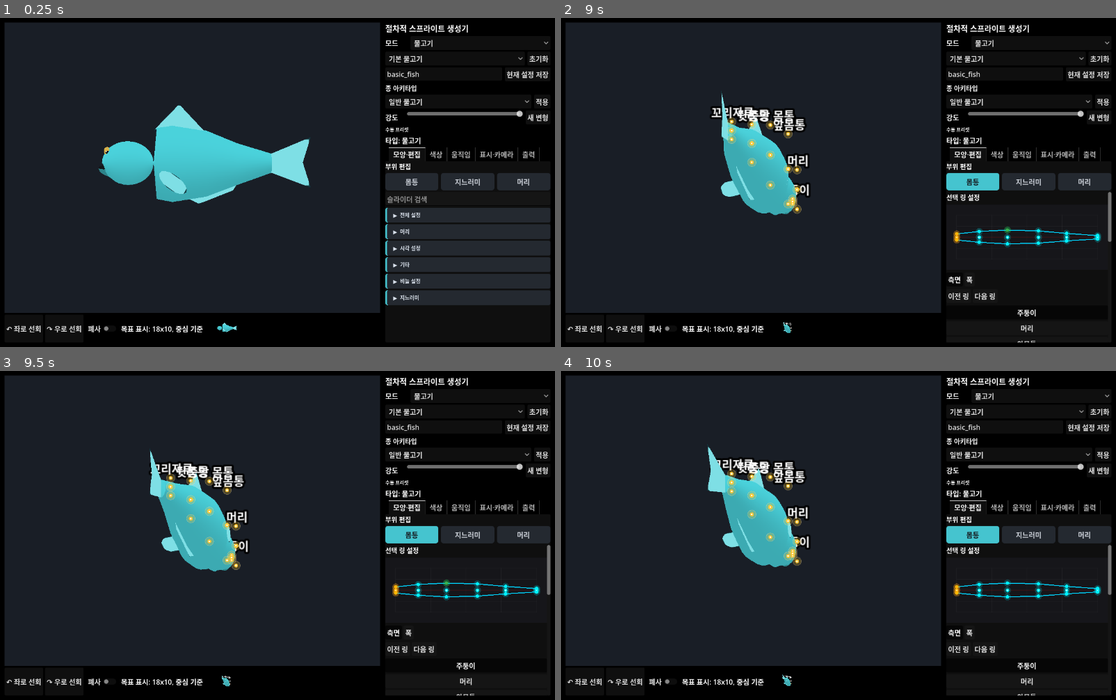
Above: before the commit, frames 1-4 (two rows, left to right).
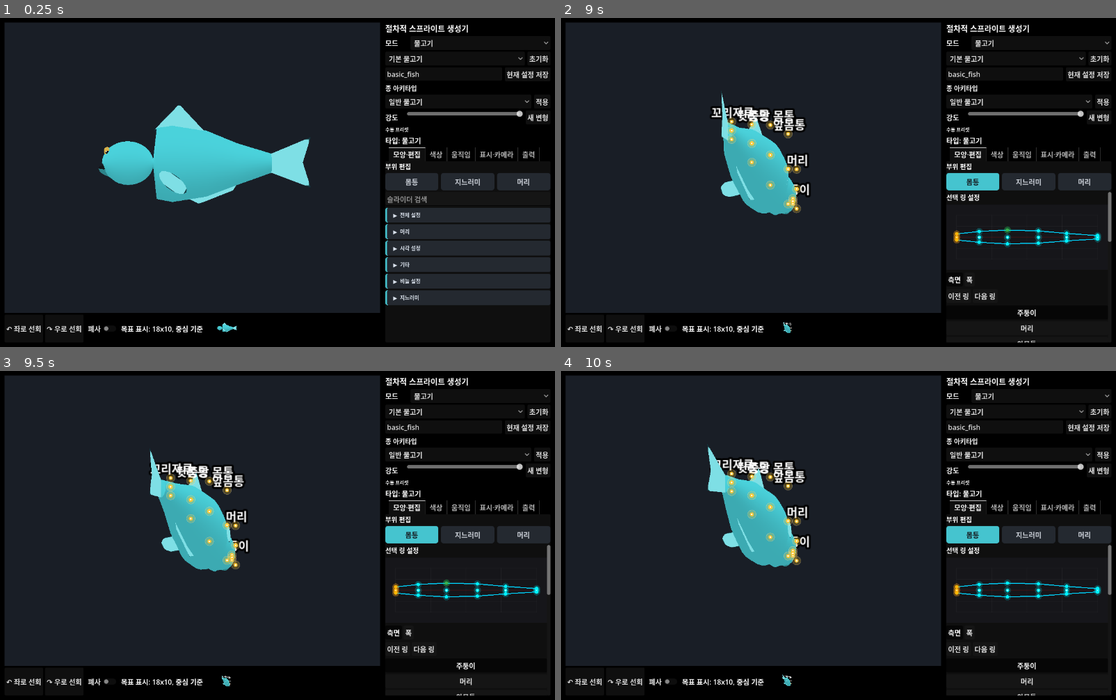
Above: after the commit, the same moments.

Repository: currywhaleshark/aquarium_sprite_mock-up_generator
Game: Godot game, scene res://scenes/Main.tscn
Two runs of this game, one before a commit and one after it. Both use one fixed random seed, a clock stepped at 60 frames per second and the inputs below.
Inputs (mouse positions are in pixels of both pictures, inside the frame that each line leads up to):
- Up to frame 1 (0.25 s): no input
- Up to frame 2 (9 s): click (1027, 198) at 0.52 s; type "12" at 0.6 s; tap Enter at 1.25 s; move the mouse to (960, 166) at 1.27 s; hold D 1.28-2 s; tap R at 1.35 s; click (960, 166) at 1.42 s; tap Space at 1.52, 1.82 s; drag from (727, 198) to (810, 248) at 2.02 s; click "↶ 좌로 선회" at 2.75 s; click "↷ 우로 선회" at 3.5 s; click "폐사" at 4.25 s; click "물고기" at 5 s; click "기본 물고기" at 5.75 s; click "초기화" at 6.5 s; move the mouse to (894, 110) at 7.27 s; hold D 7.28-8 s; tap 3 at 7.35 s; drag from (810, 248) to (672, 133) at 8.02 s; move the mouse to (1005, 231) at 8.77 s; tap 1 at 8.85 s
- Up to frame 3 (9.5 s): tap Space at 9.02, 9.32 s
- Up to frame 4 (10 s): drag from (1027, 591) to (755, 453) at 9.52 s

The runs differ from the first frame. In frame 1, less than 0.1% of the frame differs, in the area x 27-41%, y 34-95%; in frame 2, 0.2%; in frame 3, 0.2%, in the area x 40-45%, y 42-96%; in frame 4, 0.2%.

Commit message:
Fix unified fish head weld sampling

Diff:
--- a/scripts/creature/FishRig.gd
+++ b/scripts/creature/FishRig.gd
@@ -33,7 +33,6 @@
 const OPERCULUM_POSITION_Y_LIMIT := 0.35
 const DEFAULT_HEAD_SIZE := 0.44
 const HEAD_SHELL_ATTACH_EPSILON := 0.003
-const UNIFIED_HEAD_HANDLE_RING_COUNT := 18
 const UNIFIED_HEAD_HANDLE_IDS := ["snout", "head"]
 
 var body_pivot: Node3D
@@ -526,8 +525,11 @@
 	var grid := []
 	for local_ring in local_grid:
 		var world_ring := _head_local_ring_to_body_space(local_ring)
-		if _ring_average_x(world_ring) < boundary_x - 0.0005:
-			grid.append(world_ring)
+		if _ring_average_x(world_ring) >= boundary_x - 0.0005:
+			continue
+		if _is_unified_rear_head_cap_ring(world_ring):
+			continue
+		grid.append(world_ring)
 	grid.append(_unified_body_boundary_ring(boundary_index))
 	return grid
 
@@ -559,6 +561,29 @@
 	for point in ring:
 		total += point.x
 	return total / float(ring.size())
+
+func _is_unified_rear_head_cap_ring(ring: PackedVector3Array) -> bool:
+	if head_node == null or ring.is_empty():
+		return false
+	return _ring_average_x(ring) > head_node.position.x and _ring_yz_radius(ring) <= 0.001
+
+func _ring_yz_radius(ring: PackedVector3Array) -> float:
+	if ring.is_empty():
+		return 0.0
+	var center_y := 0.0
+	var center_z := 0.0
+	for point in ring:
+		center_y += point.y
+		center_z += point.z
+	center_y /= float(ring.size())
+	center_z /= float(ring.size())
+	var radius := 0.0
+	for point in ring:
+		var dy := point.y - center_y
+		var dz := point.z - center_z
+		radius = maxf(radius, sqrt(dy * dy + dz * dz))
+	return radius
+
 func _build_shell_profile_from_rings(rings: Array, body_length: float, body_height: float, body_width: float, body_z_scale: float, head_offset: float, head_size: float, head_length: float, tail_length: float, shell_expand: float) -> void:
 	shell_profile = []
 	shell_center_y_offsets = []
@@ -1003,18 +1028,14 @@
 	var sample_t := _unified_head_ring_sample_t(ring_id)
 	if sample_t < 0.0:
 		return {}
-	var local_grid := PF.deformed_head_grid(
+	var local_ring := PF.deformed_head_ring(
 		String(parameters.get("head_shape", "rounded")),
 		param_float("snout_length", 0.0),
 		param_float("forehead_slope", 0.35),
-		UNIFIED_HEAD_HANDLE_RING_COUNT,
+		sample_t,
 		shell_segments,
 		_head_sculpt_params()
 	)
-	if local_grid.is_empty():
-		return {}
-	var index := clampi(int(round(sample_t * float(local_grid.size() - 1))), 0, local_grid.size() - 1)
-	var local_ring: PackedVector3Array = local_grid[index]
 	return _ring_handle_positions_from_points(_head_local_ring_to_body_space(local_ring))
 
 func _unified_head_ring_sample_t(ring_id: String) -> float:
--- a/scripts/creature/PrimitiveFactory.gd
+++ b/scripts/creature/PrimitiveFactory.gd
@@ -327,13 +327,23 @@
 	var grid := []
 	for i in range(rings + 1):
 		var phi := PI * float(i) / float(rings)
-		var ring := PackedVector3Array()
-		for j in range(segments + 1):
-			var theta := TAU * float(j) / float(segments)
-			var sample := _head_final_point(shape, phi, theta, snout_length, forehead_slope, sculpt, precomputed)
-			ring.append(sample["point"] as Vector3)
+		var ring := _deformed_head_ring_for_phi(shape, phi, snout_length, forehead_slope, segments, sculpt, precomputed)
 		grid.append(ring)
 	return grid
+
+static func deformed_head_ring(shape: String, snout_length: float, forehead_slope: float, ring_t: float, segments: int = 24, sculpt: Dictionary = {}) -> PackedVector3Array:
+	var precomputed := _head_mesh_precompute(shape, snout_length, forehead_slope, sculpt)
+	var phi := PI * clampf(ring_t, 0.0, 1.0)
+	return _deformed_head_ring_for_phi(shape, phi, snout_length, forehead_slope, segments, sculpt, precomputed)
+
+static func _deformed_head_ring_for_phi(shape: String, phi: float, snout_length: float, forehead_slope: float, segments: int, sculpt: Dictionary, precomputed: Dictionary) -> PackedVector3Array:
+	var ring := PackedVector3Array()
+	for j in range(segments + 1):
+		var theta := TAU * float(j) / float(segments)
+		var sample := _head_final_point(shape, phi, theta, snout_length, forehead_slope, sculpt, precomputed)
+		ring.append(sample["point"] as Vector3)
+	return ring
+
 static func deformed_head_mesh(shape: String, snout_length: float, forehead_slope: float, rings: int = 18, segments: in …(209 unchanged characters)…
 	var st := SurfaceTool.new()
 	st.begin(Mesh.PRIMITIVE_TRIANGLES)
--- a/scripts/tools/UnifiedFishRigSurfaceTest.gd
+++ b/scripts/tools/UnifiedFishRigSurfaceTest.gd
@@ -10,6 +10,9 @@
 	if _failed:
 		return
 	await _test_unified_surface_reframes_head_ring_handles()
+	if _failed:
+		return
+	await _test_unified_surface_omits_closed_head_rear_cap_from_weld()
 	if _failed:
 		return
 	await _test_unified_surface_replaces_visible_head_mesh_with_outer_shell_geometry()
@@ -79,6 +82,40 @@
 	var moved_snout_handle: Dictionary = moved_handles["snout"]
 	var moved_snout_center: Vector3 = fish.body_pivot.to_local(moved_snout_handle["center"])
 	_require(moved_snout_center.x > before_snout_x + 0.005, "unified fish snout center drag must move the sampled head handle")
+	fish.queue_free()
+
+func _test_unified_surface_omits_closed_head_rear_cap_from_weld() -> void:
+	var fish: FishRig = FishRigScript.new()
+	add_child(fish)
+	fish.auto_animate = false
+	fish.set_parameters({
+		"shell_enabled": 1.0,
+		"unified_surface_enabled": 1.0,
+		"head_shape": "rounded",
+		"head_size": 0.48,
+		"head_length": 0.52,
+		"body_height": 0.58,
+		"body_width": 0.34,
+		"shell_expand": 0.08,
+	})
+	await get_tree().process_frame
+	var boundary_index := fish._unified_surface_body_start_index("rounded", fish.eye_head_scale)
+	var boundary_x := fish.shell_profile[boundary_index].x
+	var head_grid := fish._head_grid_for_unified_surface(
+		"rounded",
+		fish.eye_head_scale,
+		float(fish.parameters.get("snout_length", 0.0)),
+		float(fish.parameters.get("forehead_slope", 0.35)),
+		fish._head_sculpt_params(),
+		boundary_x,
+		boundary_index
+	)
+	_require(head_grid.size() >= 3, "unified fish head grid must include head rings before the boundary")
+	if _failed:
+		return
+	var last_head_ring: PackedVector3Array = head_grid[head_grid.size() - 2]
+	var radius := _ring_yz_radius(last_head_ring)
+	_require(radius > 0.015, "unified fish weld must not include the closed rear head cap before the body boundary: radius=%.6f" % radius)
 	fish.queue_free()
 
 func _test_unified_surface_replaces_visible_head_mesh_with_outer_shell_geometry() -> void:
@@ -242,6 +279,23 @@
 	if require_front_boundary:
 		_require(boundary_count == fish.shell_segments + 1, "%s unified outer shell must share the generated boundary ring exactly once" % label)
 
+func _ring_yz_radius(ring: PackedVector3Array) -> float:
+	if ring.is_empty():
+		return 0.0
+	var center_y := 0.0
+	var center_z := 0.0
+	for point in ring:
+		center_y += point.y
+		center_z += point.z
+	center_y /= float(ring.size())
+	center_z /= float(ring.size())
+	var radius := 0.0
+	for point in ring:
+		var dy := point.y - center_y
+		var dz := point.z - center_z
+		radius = maxf(radius, sqrt(dy * dy + dz * dz))
+	return radius
+
 func _max_abs(values: Array) -> float:
 	var result := 0.0
 	for value in values:
Not shown, changed: docs/superpowers/plans/2026-06-20-unified-head-ring-semantics-implementation.md
